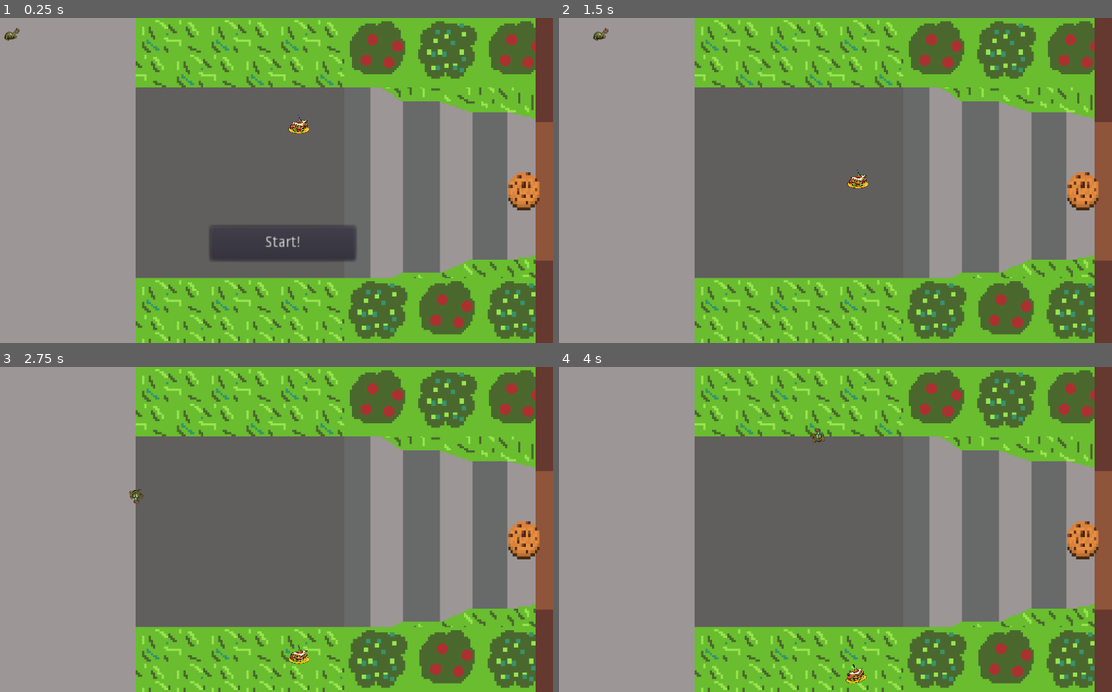
Above: before the commit, frames 1-4 (two rows, left to right).
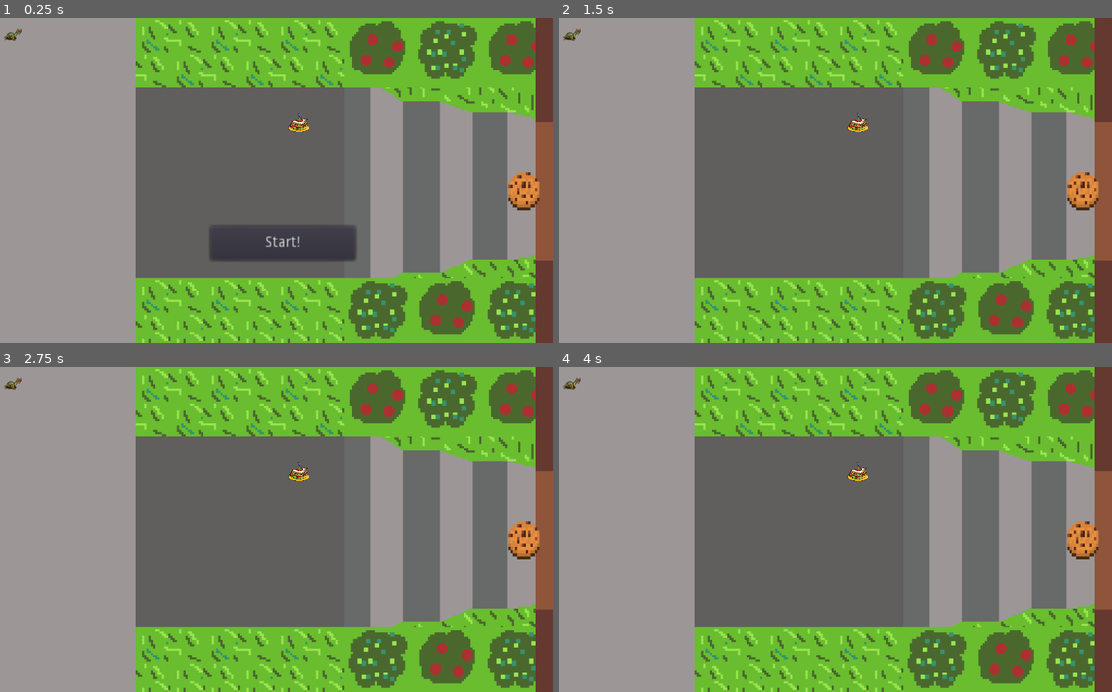
Above: after the commit, the same moments.

Repository: CS3398-Titan-HelloWorld/RoombaAttack
Game: Godot game, scene res://Main.tscn
Same seed, same stepped clock (60 frames per second), same inputs: the game is played once before the commit and once after it.
Inputs:
- Up to frame 1 (0.25 s): no input
- Up to frame 2 (1.5 s): click "Start!" at 0.5 s; hold Right (ui_right) from 1.28 s (still down)
- Up to frame 3 (2.75 s): release Right (ui_right) at 2.03 s; hold Down (ui_down) from 2.03 s (still down)
- Up to frame 4 (4 s): release Down (ui_down) at 2.78 s; hold Right (ui_right) 2.78-3.53 s; hold Up (ui_up) from 3.53 s (still down)

The runs differ from the first frame. In frame 1, 0.2% of the frame differs, in the area x 0-56%, y 2-36%; in frame 2, 0.4%; in frame 3, 0.4%; in frame 4, 0.4%, in the area x 0-56%, y 3-98%.
Error after the commit: Parse Error: The method "GetCurrenthealth" isn't declared in the current class. (res://Scripts/Player.gd:68)

Commit message:
Added player detection - the player can now detect & pickup the food items. I modified the food script to extend the newly created 'BaseFoodClass' class. In addition, I set the food objects to be Kinematic2D objects, and even changed the player node to read from the player.gd script located in the res/Scripts directory rather than from the player.gd script located in res/ base directory ---> We should remove extraneous scripts.

Diff:
--- a/RoombaAttack/FoodItem.gd
+++ b/RoombaAttack/FoodItem.gd
@@ -1,10 +1,19 @@
-extends RigidBody2D
+extends "res://Scripts/BasicFoodClass.gd"
 
 # class member variables go here, for example:
 # var a = 2
 # var b = "textvar"
 var score;
 
+
+func _process(delta):
+	if(!is_alive):
+		queue_free()
+
+	if(GetCurrentHealth() <= 0):
+		is_alive = false
+
+"""
 func _ready():
 	# Called when the node is added to the scene for the first time.
 	# Initialization here
@@ -18,4 +27,4 @@
 #func _process(delta):
 #	# Called every frame. Delta is time since last frame.
 #	# Update game logic here.
-#	pass
+#	pass """
--- a/RoombaAttack/FoodItem.tscn
+++ b/RoombaAttack/FoodItem.tscn
@@ -13,27 +13,13 @@
 custom_solver_bias = 0.0
 radius = 34.1093
 
-[node name="FoodItem" type="RigidBody2D"]
+[node name="FoodItem" type="KinematicBody2D"]
 
 position = Vector2( 1.71924, -1.66372 )
 input_pickable = false
 collision_layer = 1
 collision_mask = 1
-mode = 3
-mass = 1.0
-friction = 1.0
-bounce = 0.0
-gravity_scale = 1.0
-custom_integrator = false
-continuous_cd = 0
-contacts_reported = 0
-contact_monitor = false
-sleeping = false
-can_sleep = true
-linear_velocity = Vector2( 0, 0 )
-linear_damp = -1.0
-angular_velocity = 0.0
-angular_damp = -1.0
+collision/safe_margin = 0.08
 script = ExtResource( 1 )
 
 [node name="Sprite" type="Sprite" parent="." index="0"]
--- a/RoombaAttack/Main.tscn
+++ b/RoombaAttack/Main.tscn
@@ -18,7 +18,7 @@
 custom_solver_bias = 0.0
 radius = 18.1246
 
-[node name="Main" type="Node"]
+[node name="Main" type="Node" index="0"]
 
 script = ExtResource( 1 )
 Mob = null
@@ -27,27 +27,15 @@
 
 [node name="Runtime" parent="." index="1" instance=ExtResource( 3 )]
 
-[node name="FoodItem" type="RigidBody2D" parent="." index="2"]
+[node name="FoodItem" type="KinematicBody2D" parent="." index="2"]
 
+editor/display_folded = true
 input_pickable = false
 collision_layer = 1
 collision_mask = 1
-mode = 0
-mass = 1.0
-friction = 1.0
-bounce = 0.0
-gravity_scale = 1.0
-custom_integrator = false
-continuous_cd = 0
-contacts_reported = 0
-contact_monitor = false
-sleeping = false
-can_sleep = true
-linear_velocity = Vector2( 0, 0 )
-linear_damp = -1.0
-angular_velocity = 0.0
-angular_damp = -1.0
+collision/safe_margin = 0.08
 script = ExtResource( 4 )
+_sections_unfolded = [ "Collision" ]
 
 [node name="Sprite" type="Sprite" parent="FoodItem" index="0"]
 
@@ -84,6 +72,8 @@
 
 [node name="Interrupt" type="Node" parent="." index="3"]
 
+editor/display_folded = true
+
 [node name="GUI" parent="Interrupt" index="0" instance=ExtResource( 6 )]
 
 [node name="PausePanel" parent="Interrupt" index="1" instance=ExtResource( 7 )]
--- a/RoombaAttack/Player.tscn
+++ b/RoombaAttack/Player.tscn
@@ -1,17 +1,17 @@
 [gd_scene load_steps=18 format=2]
 
-[ext_resource path="res://Player.gd" type="Script" id=1]
-[ext_resource path="res://Sprites/Player/BeetleR1.png" type="Texture" id=2]
-[ext_resource path="res://Sprites/Player/BeetleR2.png" type="Texture" id=3]
-[ext_resource path="res://Sprites/Player/BeetleL1.png" type="Texture" id=4]
-[ext_resource path="res://Sprites/Player/BeetleL2.png" type="Texture" id=5]
+[ext_resource path="res://Scripts/Player.gd" type="Script" id=1]
+[ext_resource path="res://Sprites/Player/BeetleL1.png" type="Texture" id=2]
+[ext_resource path="res://Sprites/Player/BeetleL2.png" type="Texture" id=3]
+[ext_resource path="res://Sprites/Player/BeetleR1.png" type="Texture" id=4]
+[ext_resource path="res://Sprites/Player/BeetleR2.png" type="Texture" id=5]
 [ext_resource path="res://Sprites/Player/BeetleU1.png" type="Texture" id=6]
 [ext_resource path="res://Sprites/Player/Beetle_20.png" type="Texture" id=7]
-[ext_resource path="res://Sprites/Player/BeetleU0.png" type="Texture" id=8]
+[ext_resource path="res://Sprites/Player/BeetleR0.png" type="Texture" id=8]
 [ext_resource path="res://Sprites/Player/BeetleD1.png" type="Texture" id=9]
 [ext_resource path="res://Sprites/Player/BeetleD2.png" type="Texture" id=10]
-[ext_resource path="res://Sprites/Player/BeetleR0.png" type="Texture" id=11]
-[ext_resource path="res://Sprites/Player/BeetleL0.png" type="Texture" id=12]
+[ext_resource path="res://Sprites/Player/BeetleL0.png" type="Texture" id=11]
+[ext_resource path="res://Sprites/Player/BeetleU0.png" type="Texture" id=12]
 [ext_resource path="res://Sprites/Player/BeetleD0.png" type="Texture" id=13]
 [ext_resource path="res://CollisionShape.gd" type="Script" id=14]
 
@@ -20,12 +20,12 @@
 animations = [ {
 "frames": [ ExtResource( 2 ), ExtResource( 3 ) ],
 "loop": true,
-"name": "Right",
+"name": "Left",
 "speed": 5.0
 }, {
 "frames": [ ExtResource( 4 ), ExtResource( 5 ) ],
 "loop": true,
-"name": "Left",
+"name": "Right",
 "speed": 5.0
 }, {
 "frames": [ ExtResource( 6 ), ExtResource( 7 ) ],
@@ -35,7 +35,7 @@
 }, {
 "frames": [ ExtResource( 8 ) ],
 "loop": true,
-"name": "Idel_Up",
+"name": "Idel_Right",
 "speed": 5.0
 }, {
 "frames": [ ExtResource( 9 ), ExtResource( 10 ) ],
@@ -45,12 +45,12 @@
 }, {
 "frames": [ ExtResource( 11 ) ],
 "loop": true,
-"name": "Idel_Right",
+"name": "Idel_Left",
 "speed": 5.0
 }, {
 "frames": [ ExtResource( 12 ) ],
 "loop": true,
-"name": "Idel_Left",
+"name": "Idel_Up",
 "speed": 5.0
 }, {
 "frames": [ ExtResource( 13 ) ],
@@ -86,15 +86,14 @@
 
 position = Vector2( 29.9184, 31.5544 )
 input_pickable = false
-collision_layer = 3
+collision_layer = 1
 collision_mask = 1
 collision/safe_margin = 0.08
 script = ExtResource( 1 )
-_sections_unfolded = [ "Collision" ]
 __meta__ = {
 "_edit_group_": true
 }
-speed = 300
+speed = 500
 
 [node name="AnimatedSprite" type="AnimatedSprite" parent="." index="0"]
 
--- /dev/null
+++ b/RoombaAttack/Scripts/BasicFoodClass.gd
@@ -0,0 +1,16 @@
+""" Author: Porter D. Chase
+    Script: BasicFoodClass
+	Objective: This class will be attached to the Food items and provide functionality
+	           that removes the food object when a "player pickup" emmitter is triggered"""
+
+extends "res://Scripts/EntityClass.gd"
+
+const TYPE = "Food"
+
+
+func InitializeFoodItem():
+	SetMaxHealth(1)
+
+func DecrementHealth():
+	SetCurrentHealth(GetCurrentHealth() - 1)
+	print(GetCurrentHealth())
--- a/RoombaAttack/Scripts/EntityClass.gd
+++ b/RoombaAttack/Scripts/EntityClass.gd
@@ -6,10 +6,13 @@
 var is_alive = true
 
 var maxHealth = int(3)
-var currentHealth = int(maxhealth)
+var currentHealth = int(maxHealth)
 
 
-
+func GetLifeStatus():
+	return is_alive
+func SetLifeStatus(var lifestatus):
+	is_alive = lifestatus
 
 ''' Getters and Setters - for Health Manipulation'''
 func GetCurrentHealth():
--- a/RoombaAttack/Scripts/Player.gd
+++ b/RoombaAttack/Scripts/Player.gd
@@ -2,11 +2,15 @@
 
 const TYPE = "Player"
 
+
 export (int) var speed
 var screensize
 var velocity = Vector2()
+var body
 
 func _ready():
+	SetCurrentHealth(GetMaxHealth())
+	SetLifeStatus(true)
 	screensize = get_viewport_rect().size
 	pass
 
@@ -26,6 +30,9 @@
 	else:
 		$AnimatedSprite.stop()
 
+	if(self.get_slide_count() > 0 && self.get_slide_collision(0).collider.has_method("GetCurrentHealth") ):
+		OnPlayerCollision()
+
 func _physics_process(delta):
 	move_and_slide(velocity)
 
@@ -37,8 +44,25 @@
 		$AnimatedSprite.animation = "Up"
 		$AnimatedSprite.flip_v = velocity.y > 0
 
-func on_Player_body_entered(body):
-	if body.Get("TYPE") == "Roomba":
+func OnPlayerCollision():
+	var collision = self.get_slide_collision(0).collider
+	#print("I entered a body!")
+	if collision.TYPE == "Roomba":
 		hide()
-		emit_signal("hit")
+		"""emit_signal("hit")"""
 		$CollisionShape.disabled = true
+		self.ReduceHealth()
+
+	elif collision.TYPE == "Food":
+		self.IncrementHealth()
+		collision.DecrementHealth()
+		print("Found the food!!!")
+
+func ReduceHealth():
+	if GetCurrentHealth() < 0:
+		SetCurrentHealth(GetCurrentHealth() - 1)
+	if GetCurrentHealth() == 0:
+		is_alive = false
+func IncrementHealth():
+	if  GetCurrentHealth() < GetMaxHealth():
+		SetCurrentHealth(GetCurrenthealth() + 1)
